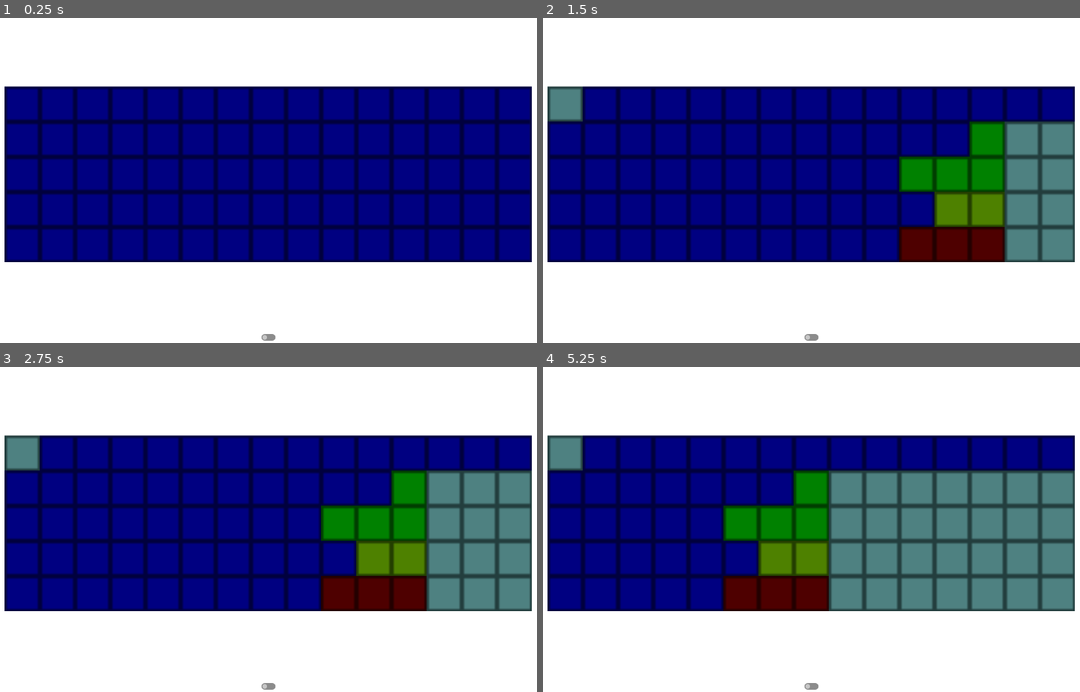
Above: before the commit, frames 1-4 (two rows, left to right).
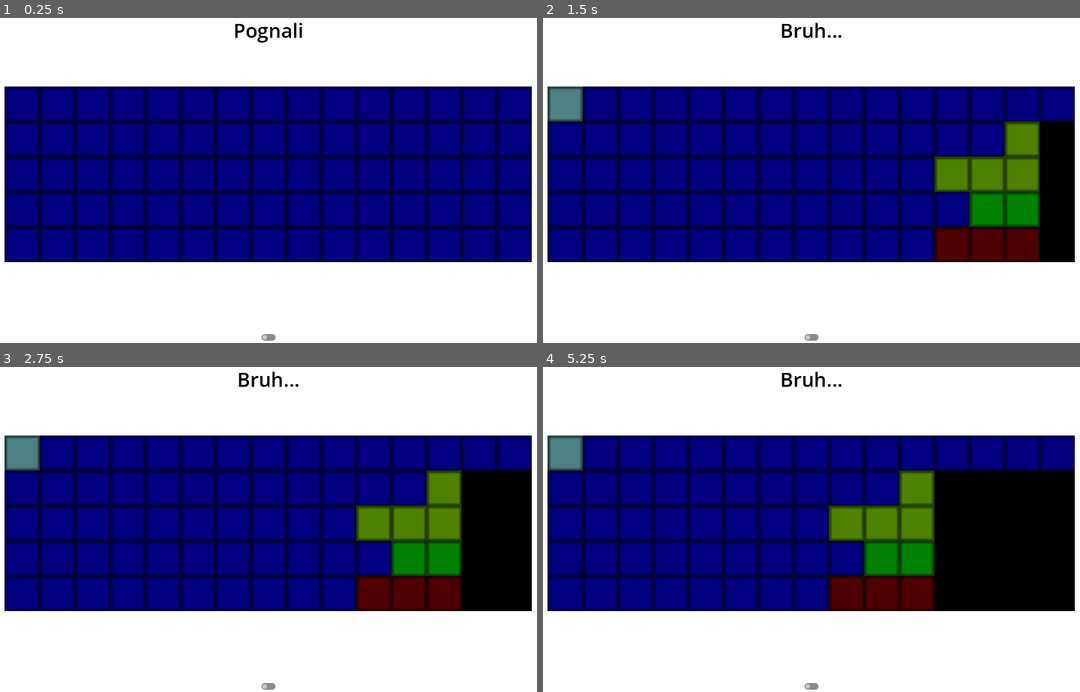
Above: after the commit, the same moments.

Repository: Zheltog/world-of-chunks
Game: Godot game, scene res://Scenes/main.tscn
The game is run twice, just before and just after one commit, with the same random seed, the same clock (stepped at 60 frames per second) and the same inputs.
Inputs (mouse positions are in pixels of both pictures, inside the frame that each line leads up to):
- Up to frame 1 (0.25 s): no input
- Up to frame 2 (1.5 s): click (564, 105) at 0.52 s; click (564, 105) at 1.27 s
- Up to frame 3 (2.75 s): click (21, 454) at 2.02 s
- Up to frame 4 (5.25 s): tap Enter at 2.75, 4.25 s; tap Space at 3.5, 5 s

The runs differ from the first frame. In frame 1, 0.3% of the frame differs, in the area x 43-57%, y 1-8%; in frame 2, 11%; in frame 3, 14%; in frame 4, 26%, in the area x 33-100%, y 1-76%.

Commit message:
probabilities stuff

Diff:
--- a/Scenes/main.tscn
+++ b/Scenes/main.tscn
@@ -30,4 +30,18 @@
 grow_horizontal = 2
 grow_vertical = 0
 
+[node name="Label" type="Label" parent="."]
+self_modulate = Color(0, 0, 0, 1)
+anchors_preset = 5
+anchor_left = 0.5
+anchor_right = 0.5
+offset_left = -400.0
+offset_top = 23.0
+offset_right = 400.0
+offset_bottom = 84.0
+grow_horizontal = 2
+theme_override_font_sizes/font_size = 42
+text = "Sample text"
+horizontal_alignment = 1
+
 [connection signal="toggled" from="CheckButton" to="." method="_on_check_button_toggled"]
--- a/Scripts/Cell.gd
+++ b/Scripts/Cell.gd
@@ -7,6 +7,7 @@
 var _initial_size_x: float
 var _initial_size_y: float
 var _coordinates: Coordinates = Coordinates.new(0, 0)
+var _occupant: TankPart
 
 
 func _ready():
@@ -32,12 +33,19 @@
 
 
 func shoot():
-	recolor(Color(0, 0, 0, 1))
+	if _occupant == null:
+		EventBus.new_message.emit("Missed!")
+	else:
+		_occupant.try_shoot()
 
 
 func recolor(color: Color):
 	_sprite.self_modulate = color
 
 
+func occupy(occupant: TankPart):
+	_occupant = occupant
+
+
 func _on_button_button_down():
 	EventBus.cell_clicked.emit(_coordinates)
--- a/Scripts/EventBus.gd
+++ b/Scripts/EventBus.gd
@@ -3,3 +3,5 @@
 
 signal cell_clicked(coordinates: Coordinates)
 signal cell_recolored(coordinates: Coordinates, color: Color)
+signal cell_occupied(coordinates: Coordinates, occupant: TankPart)
+signal new_message(message: String)
--- a/Scripts/Field.gd
+++ b/Scripts/Field.gd
@@ -44,6 +44,10 @@
 	_cells[coordinates.y * _cells_num_hor + coordinates.x].recolor(color)
 
 
+func occupy_cell(coordinates: Coordinates, occupant: TankPart):
+	_cells[coordinates.y * _cells_num_hor + coordinates.x].occupy(occupant)
+
+
 func _init_cells():
 	if _cells.size() > 0:
 		_destroy_old_cells()
@@ -64,7 +68,6 @@
 			cell.set_coordinates(x, y)
 			cell.name = str("Cell[", x, ",", y, "]")
 			cell.position = Vector2(init_pos_x + x * _cell_size, init_pos_y + y * _cell_size)
-			print(cell.name)
 			_cells[y * _cells_num_hor + x] = cell
 
 
--- a/Scripts/GameController.gd
+++ b/Scripts/GameController.gd
@@ -10,6 +10,7 @@
 var _field: Field
 var _cell_click_type: CellClickType
 var _tank: Tank
+var _label: Label
 
 
 enum CellClickType { ROCKET, GUN }
@@ -18,11 +19,17 @@
 func _ready():
 	EventBus.cell_clicked.connect(_on_cell_clicked)
 	EventBus.cell_recolored.connect(_on_cell_recolored)
+	EventBus.cell_occupied.connect(_on_cell_occupied)
+	EventBus.new_message.connect(_print_new_message)
 
 	_field = get_node("Field")
 	_field.init(cells_num_hor, cells_num_ver)
 	_tank = Tank.new()
 	_tank.set_coordinates(cells_num_hor - 1, cells_num_ver - 1)
+	_tank.stop_probability = 50
+	_label = get_node("Label")
+
+	_print_new_message("Pognali")
 
 
 func _process(delta):
@@ -41,6 +48,10 @@
 	_field.recolor_cell(coordinates, color)
 
 
+func _on_cell_occupied(coordinates: Coordinates, occupant: TankPart):
+	_field.occupy_cell(coordinates, occupant)
+
+
 func _try_light_up_cell(coordinates: Coordinates):
 	_field.light_up_cell(coordinates)
 
@@ -53,5 +64,9 @@
 	_tank.try_move()
 
 
+func _print_new_message(message: String):
+	_label.text = message
+
+
 func _on_check_button_toggled(button_pressed: bool):
 	_cell_click_type = CellClickType.GUN if button_pressed else CellClickType.ROCKET
--- a/Scripts/Tank.gd
+++ b/Scripts/Tank.gd
@@ -7,6 +7,7 @@
 var _body: TankPart = TankPart.new()
 var _wheels: TankPart = TankPart.new()
 
+var stop_probability: int
 var coordinates: Coordinates = Coordinates.new(0, 0)
 
 
@@ -15,20 +16,29 @@
 	_wheels.relative_coordinates[0] = Coordinates.new(0, 0)
 	_wheels.relative_coordinates[1] = Coordinates.new(-1, 0)
 	_wheels.relative_coordinates[2] = Coordinates.new(-2, 0)
-	_wheels.color = Color(1, 0, 0, 1)
+	_wheels.color = Color.RED
 	_wheels.parent = self
+	_wheels.hp = 4
+	_wheels.hit_probability = 25
+	_wheels.part_name = "wheels"
 	_body.relative_coordinates.resize(2)
 	_body.relative_coordinates[0] = Coordinates.new(0, -1)
 	_body.relative_coordinates[1] = Coordinates.new(-1, -1)
-	_body.color = Color(1, 1, 0, 1)
+	_body.color = Color.GREEN
 	_body.parent = self
+	_body.hp = 6
+	_body.hit_probability = 75
+	_body.part_name = "body"
 	_tower.relative_coordinates.resize(4)
 	_tower.relative_coordinates[0] = Coordinates.new(0, -2)
 	_tower.relative_coordinates[1] = Coordinates.new(-1, -2)
 	_tower.relative_coordinates[2] = Coordinates.new(-2, -2)
 	_tower.relative_coordinates[3] = Coordinates.new(0, -3)
-	_tower.color = Color(0, 1, 0, 1)
+	_tower.color = Color.YELLOW
 	_tower.parent = self
+	_tower.hp = 5
+	_tower.hit_probability = 50
+	_tower.part_name = "tower"
 
 
 func _ready():
@@ -40,13 +50,19 @@
 
 
 func try_move():
-	_wheels.set_color(Color(1, 1, 1, 1))
-	_body.set_color(Color(1, 1, 1, 1))
-	_tower.set_color(Color(1, 1, 1, 1))
+	var random = randi() % 100
+	var is_stop = random < stop_probability
+	if is_stop:
+		EventBus.new_message.emit("Bruh...")
+		return
+
+	_wheels.reset()
+	_body.reset()
+	_tower.reset()
 	coordinates.move(-1, 0)
-	_wheels.set_color(_wheels.color)
-	_body.set_color(_body.color)
-	_tower.set_color(_tower.color)
+	_wheels.update()
+	_body.update()
+	_tower.update()
 
 
 func set_coordinates(x: int, y: int):
--- a/Scripts/TankPart.gd
+++ b/Scripts/TankPart.gd
@@ -6,6 +6,10 @@
 var parent: Tank
 var relative_coordinates: Array
 var color: Color
+var black: Color = Color.BLACK
+var hp: int
+var hit_probability: int
+var part_name: String
 
 
 func _ready():
@@ -16,9 +20,28 @@
 	pass
 
 
-func set_color(color: Color):
+func reset():
 	for coordinates in relative_coordinates:
-		EventBus.cell_recolored.emit(_calc_actual_coordinates(coordinates), color)
+		var actual = _calc_actual_coordinates(coordinates)
+		EventBus.cell_recolored.emit(actual, black)
+		EventBus.cell_occupied.emit(actual, null)
+
+
+func update():
+	for coordinates in relative_coordinates:
+		var actual = _calc_actual_coordinates(coordinates)
+		EventBus.cell_recolored.emit(actual, color)
+		EventBus.cell_occupied.emit(actual, self)
+
+
+func try_shoot():
+	var random = randi() % 100
+	var is_hit = random < hit_probability
+	if is_hit:
+		hp -= 1
+		EventBus.new_message.emit(str("Got it! Remaining ", hp, " of ", part_name))
+	else:
+		EventBus.new_message.emit("Missed!!!")
 
 
 func _calc_actual_coordinates(relative: Coordinates) -> Coordinates:
